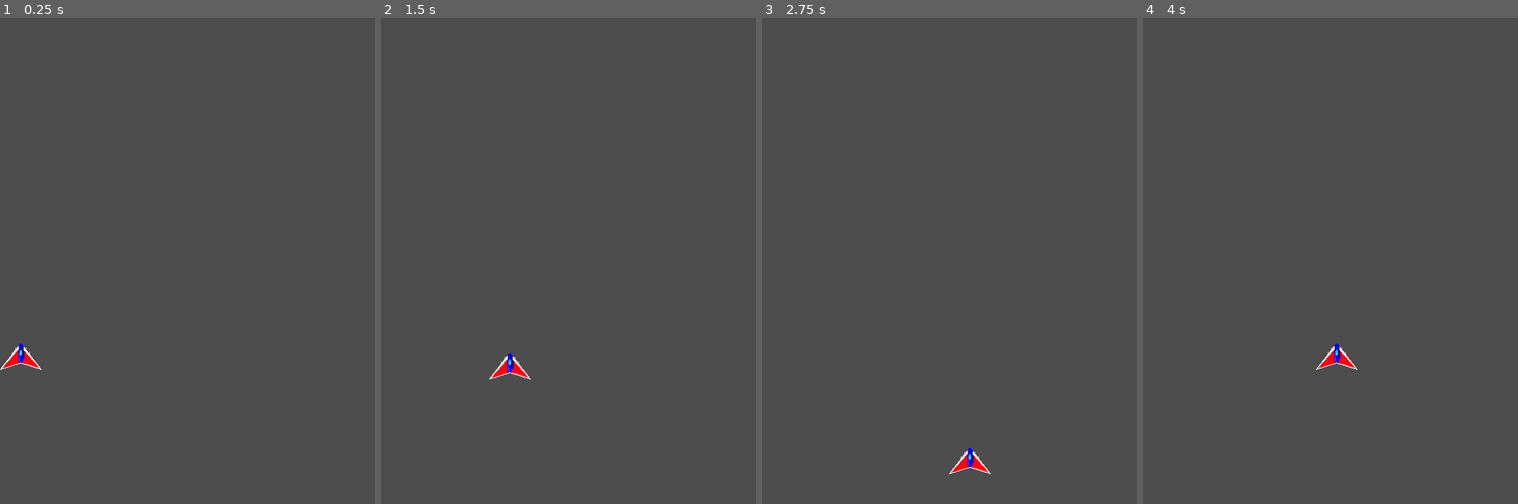
Above: before the commit, frames 1-4 (left to right).
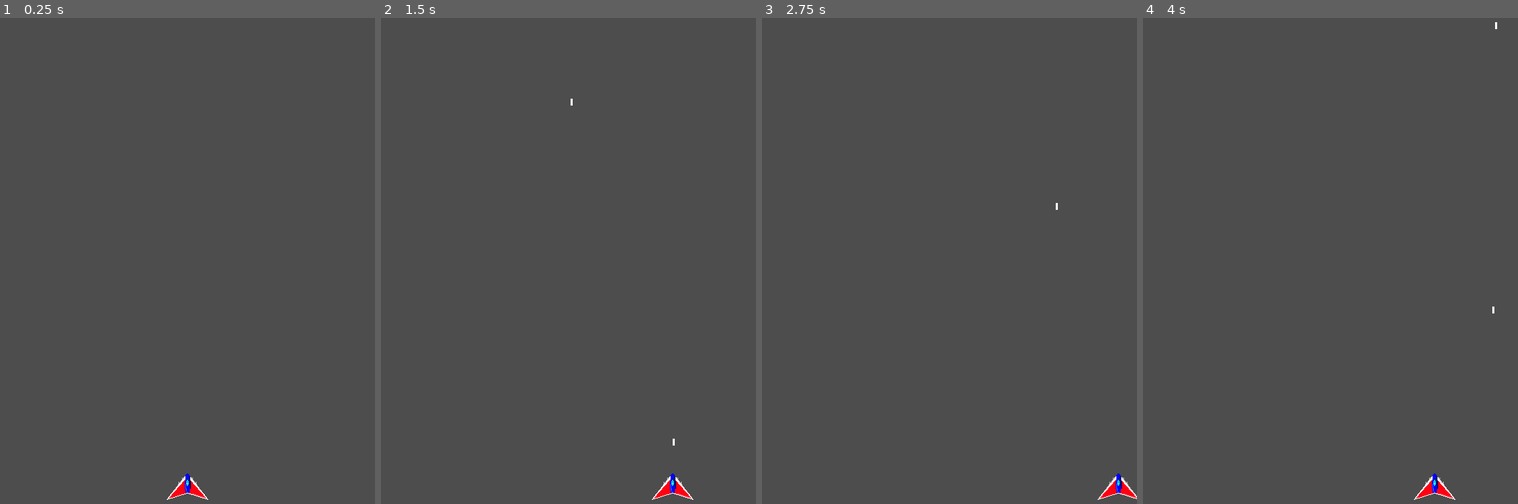
Above: after the commit, the same moments.

Repository: nexussapphire/Galaxy-DX
Game: Godot game, scene res://player.tscn
Same seed, same stepped clock (60 frames per second), same inputs: the game is played once before the commit and once after it.
Inputs (mouse positions are in pixels of both pictures, inside the frame that each line leads up to):
- Up to frame 1 (0.25 s): no input
- Up to frame 2 (1.5 s): tap Enter at 0.5 s; move the mouse to (651, 241) at 0.52 s; hold D (move_right) 0.53-1.28 s; hold Space (shoot) 0.53-1.28 s; click (651, 241) at 0.67 s; move the mouse to (493, 290) at 1.27 s; hold S (move_down, bound only before the commit) from 1.28 s (still down); tap Space (shoot) at 1.35 s; click (493, 290) at 1.42 s
- Up to frame 3 (2.75 s): move the mouse to (987, 154) at 2.02 s; release S (move_down, bound only before the commit) at 2.03 s; hold D (move_right) from 2.03 s (still down); hold Space (shoot) from 2.03 s (still down); click (987, 154) at 2.17 s
- Up to frame 4 (4 s): move the mouse to (1311, 363) at 2.77 s; release D (move_right) at 2.78 s; release Space (shoot) at 2.78 s; hold W (move_up, bound only before the commit) 2.78-3.53 s; tap Space (shoot) at 2.85 s; click (1311, 363) at 2.92 s; move the mouse to (1443, 338) at 3.52 s; hold A (move_left) from 3.53 s (still down); hold Space (shoot) from 3.53 s (still down); click (1443, 338) at 3.67 s

The runs differ from the first frame. In frame 1, 0.5% of the frame differs, in the area x 0-56%, y 66-100%; in frame 2, 0.5%; in frame 3, 0.5%, in the area x 49-100%, y 38-100%; in frame 4, 0.5%.

Commit message:
Started enemy scene script got projectiles working

Diff:
--- /dev/null
+++ b/enemy.gd
@@ -0,0 +1,74 @@
+extends RigidBody2D
+
+var player_pos : Vector2 = Vector2(270,720)
+@export var rotation_speed : int = 4
+@export var angle_from_180d : int = 45 # the angle offset from 180 degrees
+@export var projectile : PackedScene
+@export var aval_shots : int = 1
+var combat = false
+var destroyed
+var single_shot = true
+
+
+
+
+
+
+# Called when the node enters the scene tree for the first time.
+func _ready() -> void:
+	pass
+
+
+
+
+# Called every frame. 'delta' is the elapsed time since the previous frame.
+func _process(delta: float) -> void:
+	if rotation_degrees <  -(180 - angle_from_180d) or rotation_degrees > 180 - angle_from_180d:
+		if aval_shots > 0:
+			if combat:
+				create_bullet()
+				aval_shots -= 1
+			elif single_shot:
+				print("shot")
+				create_bullet()
+				single_shot = false
+				aval_shots -= 1
+
+
+	else:
+		single_shot = true
+
+
+func _integrate_forces(state: PhysicsDirectBodyState2D) -> void:
+	if Input.is_mouse_button_pressed(MOUSE_BUTTON_LEFT):
+		var mouse = get_angle_to(get_global_mouse_position()) + deg_to_rad(90)
+		if mouse < deg_to_rad(rotation_speed) and mouse > -deg_to_rad(rotation_speed):
+			rotate(mouse)
+		elif mouse < 0:
+			rotate(deg_to_rad(-rotation_speed))
+		else:
+			rotate(deg_to_rad(rotation_speed))
+		linear_velocity = Vector2.from_angle(rotation - deg_to_rad(90)) * 300
+	else:
+		linear_velocity = Vector2.ZERO
+
+	position = position.clamp(Vector2.ZERO, get_viewport_rect().size)
+
+
+
+func set_player_position(player):
+	player_pos = player
+
+func set_combat_state():
+	combat = true
+
+func create_bullet():
+	var shot = projectile.instantiate()
+	add_child(shot)
+	shot.set_enemy_projectile(true)
+	shot.rotation= shot.get_angle_to(player_pos) + deg_to_rad(90)
+	shot.eproj_left_screen.connect(_on_eproject_left_screen)
+
+
+func _on_eproject_left_screen():
+	aval_shots += 1
--- /dev/null
+++ b/enemy.tscn
@@ -0,0 +1,21 @@
+[gd_scene load_steps=5 format=3 uid="uid://dkcph4hv4ghus"]
+
+[ext_resource type="Script" path="res://enemy.gd" id="1_0y0y5"]
+[ext_resource type="Texture2D" uid="uid://dnbjhkc7h0t4m" path="res://enemies/enemy_placeholder.bmp" id="1_pw8pf"]
+[ext_resource type="PackedScene" uid="uid://bcf1u45leix6u" path="res://projectile_default.tscn" id="2_sovip"]
+
+[sub_resource type="RectangleShape2D" id="RectangleShape2D_32gkl"]
+size = Vector2(54, 46)
+
+[node name="Enemy" type="RigidBody2D"]
+gravity_scale = 0.0
+script = ExtResource("1_0y0y5")
+projectile = ExtResource("2_sovip")
+
+[node name="Sprite2D" type="Sprite2D" parent="."]
+z_index = 1
+texture = ExtResource("1_pw8pf")
+
+[node name="CollisionShape2D" type="CollisionShape2D" parent="."]
+position = Vector2(0, -7)
+shape = SubResource("RectangleShape2D_32gkl")
--- a/player.tscn
+++ b/player.tscn
@@ -1,11 +1,13 @@
-[gd_scene load_steps=3 format=3 uid="uid://lqdf8c16mw5m"]
+[gd_scene load_steps=4 format=3 uid="uid://lqdf8c16mw5m"]
 
 [ext_resource type="Script" path="res://player/player.gd" id="1_mha7x"]
 [ext_resource type="Texture2D" uid="uid://b3xyf7tyddt6n" path="res://player/hero ship placeholder.bmp" id="2_2ox0b"]
+[ext_resource type="PackedScene" uid="uid://bcf1u45leix6u" path="res://projectile_default.tscn" id="2_ug4fa"]
 
 [node name="Player" type="CharacterBody2D"]
 collision_mask = 10
 script = ExtResource("1_mha7x")
+projectile = ExtResource("2_ug4fa")
 metadata/_edit_group_ = true
 
 [node name="Sprite2D" type="Sprite2D" parent="."]
--- a/player/player.gd
+++ b/player/player.gd
@@ -1,28 +1,40 @@
 extends CharacterBody2D
 
 @export var speed : int = 200
-@export var delta_accel : float = 15
-@export var delta_decay : float = 5
-@export_range(0,1,.01,"suffix:%") var border_percent : float = .3
 @export var padding : int = 30
-#Global var initialized after start
-@onready var window_size = get_viewport_rect().size - Vector2(padding, padding)
-@onready var border_min = Vector2(0, window_size.y - (window_size.y * border_percent)) + Vector2(padding,0)
+@export var y_position : int = 50
+@export var aval_shot : int = 3
+@export var projectile : PackedScene
+const window_size = Vector2(540,720)
 
+func _ready() -> void:
+	position = Vector2(window_size.x / 2, window_size.y - y_position)
 
-
+func _unhandled_input(event: InputEvent) -> void:
+	if event.is_action_pressed("shoot"):
+		if aval_shot > 0:
+			create_bullet()
+			aval_shot -= 1
 
 
 func _physics_process(_delta: float) -> void:
-	var movement = Input.get_vector("move_left","move_right","move_up","move_down")
+	var movement = Input.get_axis("move_left","move_right")
+	var vpad = Vector2(padding,0)
 	if movement:
-		velocity = velocity.move_toward(movement * speed, delta_accel)
+		velocity.x = movement * speed
 	elif velocity:
-		velocity = velocity.move_toward(Vector2.ZERO, delta_decay)
+		velocity = Vector2.ZERO
 
-	position = position.clamp(border_min,window_size)
+	position = position.clamp(vpad, window_size - vpad)
+	move_and_slide()
 
+func create_bullet():
+	var shot = projectile.instantiate()
+	add_child(shot)
+	shot.set_enemy_projectile(false)
+	shot.pproj_left_screen.connect(_on_pproj_left_screen)
+	print(shot.linear_velocity)
 
-
-
-	move_and_slide()
+func _on_pproj_left_screen():
+	aval_shot += 1
+	print("Bye")
--- a/project.godot
+++ b/project.godot
@@ -44,22 +44,6 @@
 , Object(InputEventJoypadButton,"resource_local_to_scene":false,"resource_name":"","device":-1,"button_index":14,"pressure":0.0,"pressed":true,"script":null)
 ]
 }
-move_up={
-"deadzone": 0.5,
-"events": [Object(InputEventKey,"resource_local_to_scene":false,"resource_name":"","device":-1,"window_id":0,"alt_pressed":false,"shift_pressed":false,"ctrl_pressed":false,"meta_pressed":false,"pressed":false,"keycode":0,"physical_keycode":87,"key_label":0,"unicode":119,"location":0,"echo":false,"script":null)
-, Object(InputEventKey,"resource_local_to_scene":false,"resource_name":"","device":-1,"window_id":0,"alt_pressed":false,"shift_pressed":false,"ctrl_pressed":false,"meta_pressed":false,"pressed":false,"keycode":0,"physical_keycode":4194320,"key_label":0,"unicode":0,"location":0,"echo":false,"script":null)
-, Object(InputEventJoypadMotion,"resource_local_to_scene":false,"resource_name":"","device":-1,"axis":1,"axis_value":-1.0,"script":null)
-, Object(InputEventJoypadButton,"resource_local_to_scene":false,"resource_name":"","device":-1,"button_index":11,"pressure":0.0,"pressed":true,"script":null)
-]
-}
-move_down={
-"deadzone": 0.5,
-"events": [Object(InputEventKey,"resource_local_to_scene":false,"resource_name":"","device":-1,"window_id":0,"alt_pressed":false,"shift_pressed":false,"ctrl_pressed":false,"meta_pressed":false,"pressed":false,"keycode":0,"physical_keycode":83,"key_label":0,"unicode":115,"location":0,"echo":false,"script":null)
-, Object(InputEventKey,"resource_local_to_scene":false,"resource_name":"","device":-1,"window_id":0,"alt_pressed":false,"shift_pressed":false,"ctrl_pressed":false,"meta_pressed":false,"pressed":false,"keycode":0,"physical_keycode":4194322,"key_label":0,"unicode":0,"location":0,"echo":false,"script":null)
-, Object(InputEventJoypadMotion,"resource_local_to_scene":false,"resource_name":"","device":-1,"axis":1,"axis_value":1.0,"script":null)
-, Object(InputEventJoypadButton,"resource_local_to_scene":false,"resource_name":"","device":-1,"button_index":12,"pressure":0.0,"pressed":true,"script":null)
-]
-}
 shoot={
 "deadzone": 0.5,
 "events": [Object(InputEventKey,"resource_local_to_scene":false,"resource_name":"","device":-1,"window_id":0,"alt_press …(191 unchanged characters)…
--- a/projectile_default.gd
+++ b/projectile_default.gd
@@ -1,13 +1,25 @@
 extends RigidBody2D
 
 @export var projectile_speed: int = 600
-var flip = false
+var is_enemy = true
 
+signal eproj_left_screen
+signal pproj_left_screen
 
 func _integrate_forces(state: PhysicsDirectBodyState2D) -> void:
-	state.linear_velocity = Vector2.from_angle(global_rotation + deg_to_rad(270)) * projectile_speed
+	state.linear_velocity = Vector2.from_angle(global_rotation - deg_to_rad(90)) * projectile_speed
 
 
 func set_enemy_projectile(enemy: bool = true):
-	set_collision_layer_value(3, false)
-	set_collision_layer_value(4, true)
+	is_enemy = enemy
+	set_collision_layer_value(3, not enemy)
+	set_collision_layer_value(4, enemy)
+
+
+
+func _on_visible_on_screen_notifier_2d_screen_exited() -> void:
+	if is_enemy:
+		eproj_left_screen.emit()
+	else:
+		pproj_left_screen.emit()
+	queue_free()
--- a/projectile_default.tscn
+++ b/projectile_default.tscn
@@ -5,10 +5,8 @@
 [sub_resource type="RectangleShape2D" id="RectangleShape2D_b62hi"]
 size = Vector2(3, 10)
 
-[node name="projectile_default" type="RigidBody2D"]
-position = Vector2(184, 161)
-rotation = 3.14159
-collision_layer = 4
+[node name="projectile_default" type="RigidBody2D" groups=["projectile"]]
+collision_layer = 0
 collision_mask = 0
 mass = 0.001
 gravity_scale = 0.0
@@ -22,3 +20,8 @@
 
 [node name="Polygon2D" type="Polygon2D" parent="."]
 polygon = PackedVector2Array(0, 0, 0, 10, 3, 10, 3, 0)
+
+[node name="VisibleOnScreenNotifier2D" type="VisibleOnScreenNotifier2D" parent="."]
+rect = Rect2(0, 0, 3, 10)
+
+[connection signal="screen_exited" from="VisibleOnScreenNotifier2D" to="." method="_on_visible_on_screen_notifier_2d_screen_exited"]
